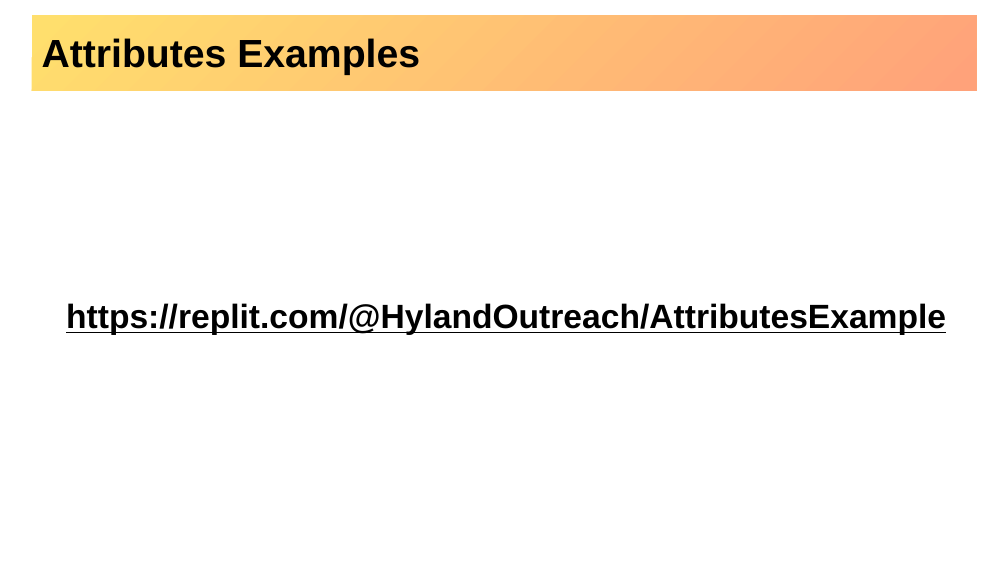
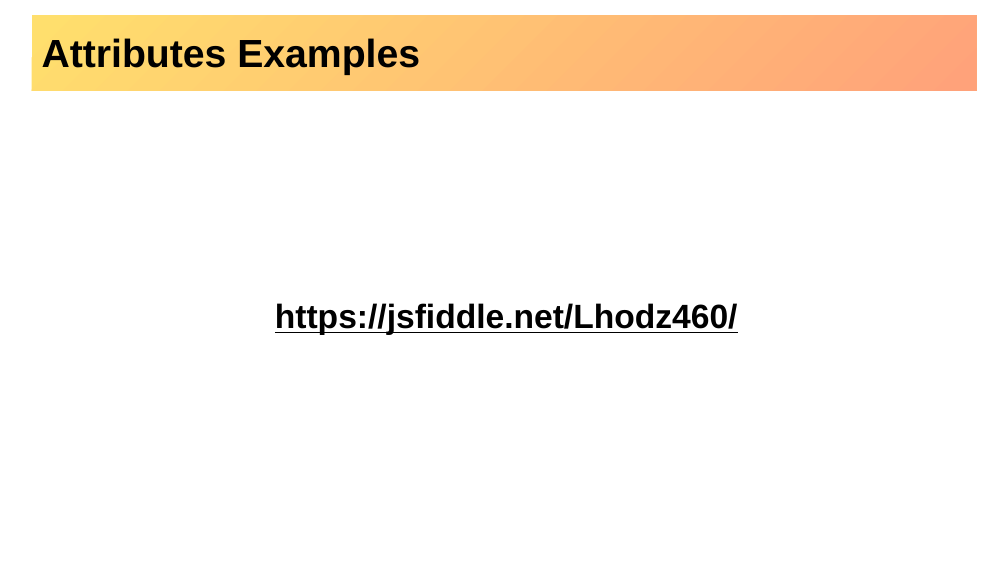
Before and after one commit to hytechclub/web-101, a slide deck: slide 7 of Week03/MoreHtmlElements.pptx. Drawn at 1008x567 pixels with LibreOffice and Linux fonts; fonts in the diff are those of the drawing; background and template pictures are left out. Boxes give left, top, right and bottom in pixels: in the first picture for what was removed or moved away, otherwise in the second. Text is boxed around its words. In the diff, an @@ line names an element or a change of style, - is before the commit and + after.

Commit message:
powerpoints use jsfiddle instead of others

```diff
--- a/Week03/MoreHtmlElements.pptx
+++ b/Week03/MoreHtmlElements.pptx
@@ text at bbox=[275, 303, 738, 335]: text changed @@
-https://replit.com/@HylandOutreach/AttributesExample
+https://jsfiddle.net/Lhodz460/
```
Also in this commit, not shown: 2 other slides changed, 6 other files.
